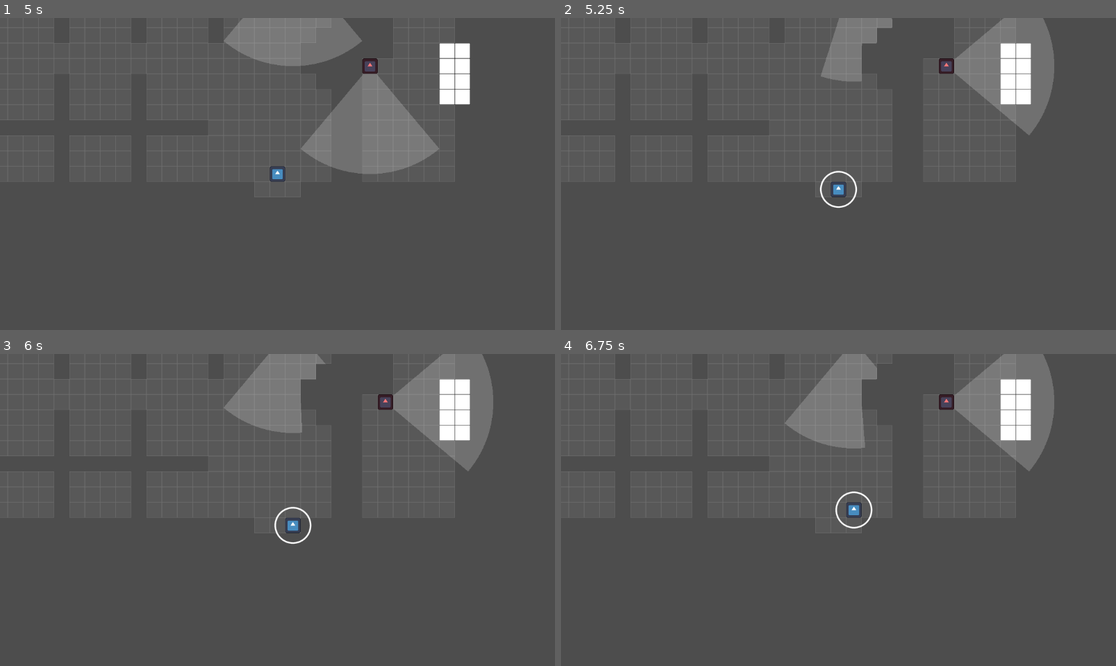
Above: before the commit, frames 1-4 (two rows, left to right).
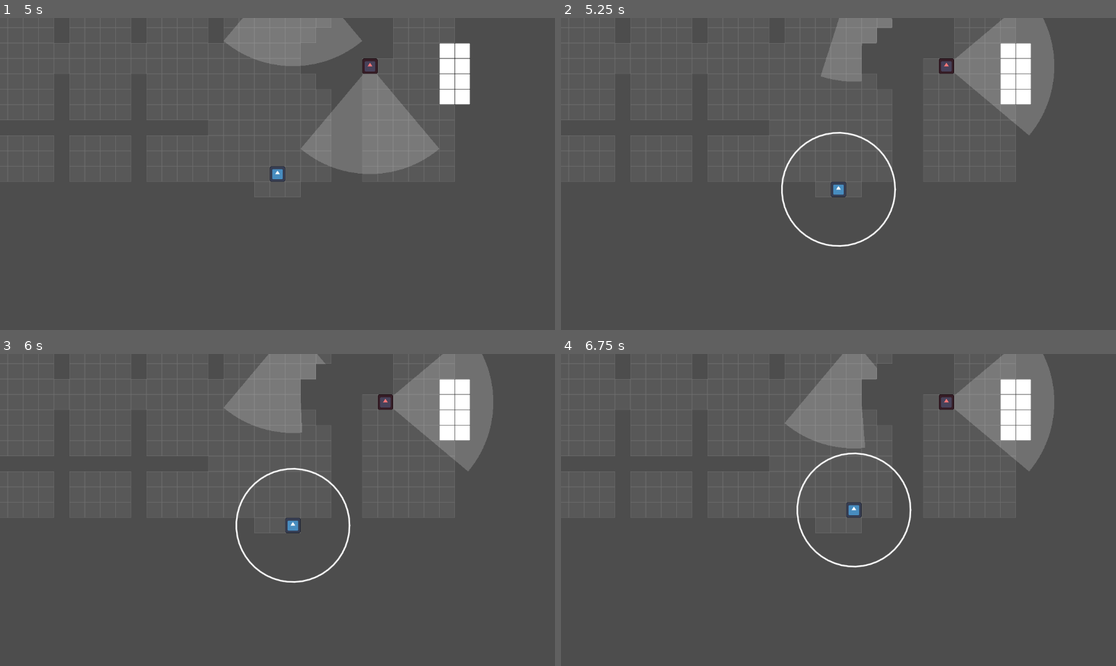
Above: after the commit, the same moments.

Repository: nexcoyocoatl/Projeto_Die_Hard
Game: Godot game, scene res://game.tscn
Two runs of this game, one before a commit and one after it. Both use one fixed random seed, a clock stepped at 60 frames per second and the inputs below. The engine's default icon, where the game draws it, is replaced by a stand-in: a white triangle on a blue panel in a dark square.
Inputs:
- Up to frame 1 (5 s): tap Enter at 0.5 s; hold Right (player_move_right) 0.53-1.28 s; tap R (reset) every 0.75 s from 1.25 to 4.25 s; hold Down (player_move_down) 1.28-2.03 s; hold Right (player_move_right) 2.03-2.78 s; hold Up (player_move_up) 2.78-3.53 s; hold Left (player_move_left) from 3.53 s (still down)
- Up to frame 2 (5.25 s): release Left (player_move_left) at 5.03 s; hold Down (player_move_down) from 5.03 s (still down)
- Up to frame 3 (6 s): release Down (player_move_down) at 5.78 s; hold Right (player_move_right) from 5.78 s (still down)
- Up to frame 4 (6.75 s): release Right (player_move_right) at 6.53 s; hold Up (player_move_up) from 6.53 s (still down)

Frame 1 is identical in both runs. In frame 2, 0.6% of the frame differs, in the area x 39-61%, y 36-74%; in frame 3, 0.6%, in the area x 42-64%, y 36-74%; in frame 4, 0.6%.

Commit message:
npc detecta som mesmo se não ver player e só quando player se move

Diff:
--- a/Characters/npc.gd
+++ b/Characters/npc.gd
@@ -357,3 +357,5 @@
 func detect_player():
 	cone_ray.look_at(player.global_position)
 	cone_ray.rotation_degrees -= 90
+	mode = Mode.FOLLOW
+	last_player_position = (player.global_position / GlobalVariables.TILE_SIZE).floor()
--- a/Characters/player.gd
+++ b/Characters/player.gd
@@ -26,6 +26,7 @@
 	self.position = Vector2i(self.position/GlobalVariables.TILE_SIZE)*GlobalVariables.TILE_SIZE + Vector2i(GlobalVariables.TILE_SIZE/2.0, GlobalVariables.TILE_SIZE/2.0)
 
 	self.noise.body_entered.connect(_on_noise)
+	self.noise.monitoring = false
 
 func _on_noise(body):
 	if body is Npc:
@@ -56,6 +57,9 @@
 
 # Movimenta o jogador
 func move():
+	if (input_direction != Vector2.ZERO): # se player mudou de posição (podemos adicionar outras ações)
+		noise.monitoring = true
+
 	var cell : Vector2i = (position/GlobalVariables.TILE_SIZE + input_direction).floor()
 	var tween = create_tween()
 
@@ -87,6 +91,7 @@
 # Função que desativa o movimento após uma ação
 func move_false():
 	moving = false
+	noise.monitoring = false
 	if (GlobalVariables.DEBUG): print("Player finished one move")
 
 	# Diminui os action points, e se acaba todos, avisa a cena Game (Main) que terminou
--- a/Characters/player.tscn
+++ b/Characters/player.tscn
@@ -7,7 +7,7 @@
 size = Vector2(32, 32)
 
 [sub_resource type="CircleShape2D" id="CircleShape2D_eovys"]
-radius = 40.0
+radius = 128.25
 
 [node name="Player" type="CharacterBody2D" groups=["Player"]]
 process_mode = 1
@@ -21,6 +21,7 @@
 shape = SubResource("RectangleShape2D_onrkg")
 
 [node name="Noise" type="Area2D" parent="."]
+collision_layer = 2
 
 [node name="CollisionShape2D" type="CollisionShape2D" parent="Noise"]
 shape = SubResource("CircleShape2D_eovys")
